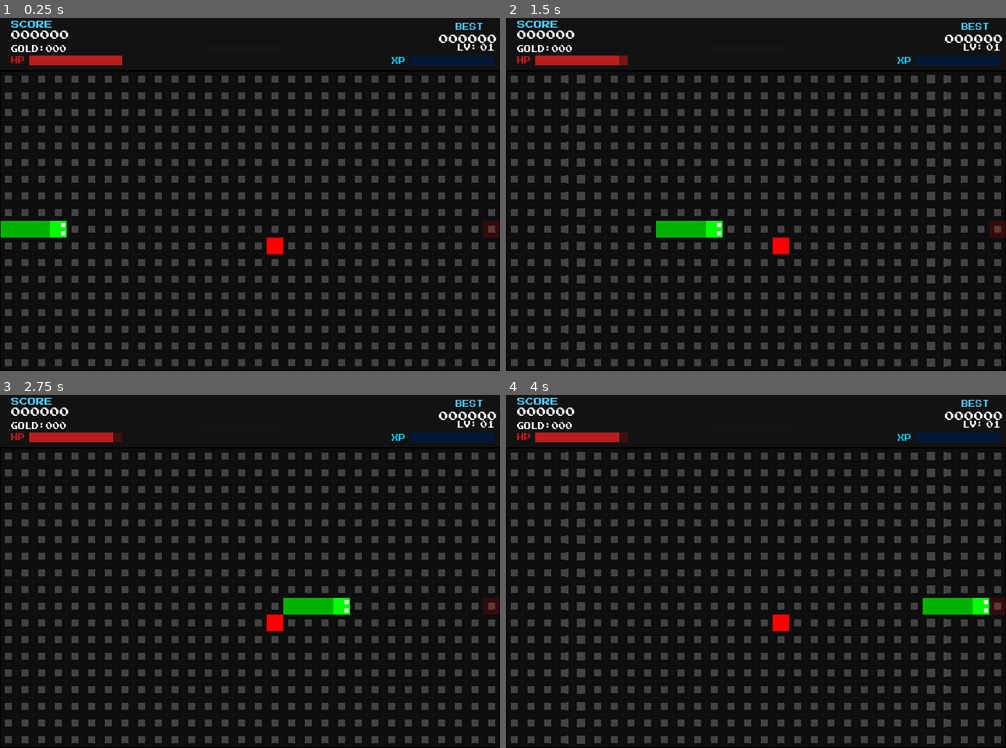
Above: before the commit, frames 1-4 (two rows, left to right).
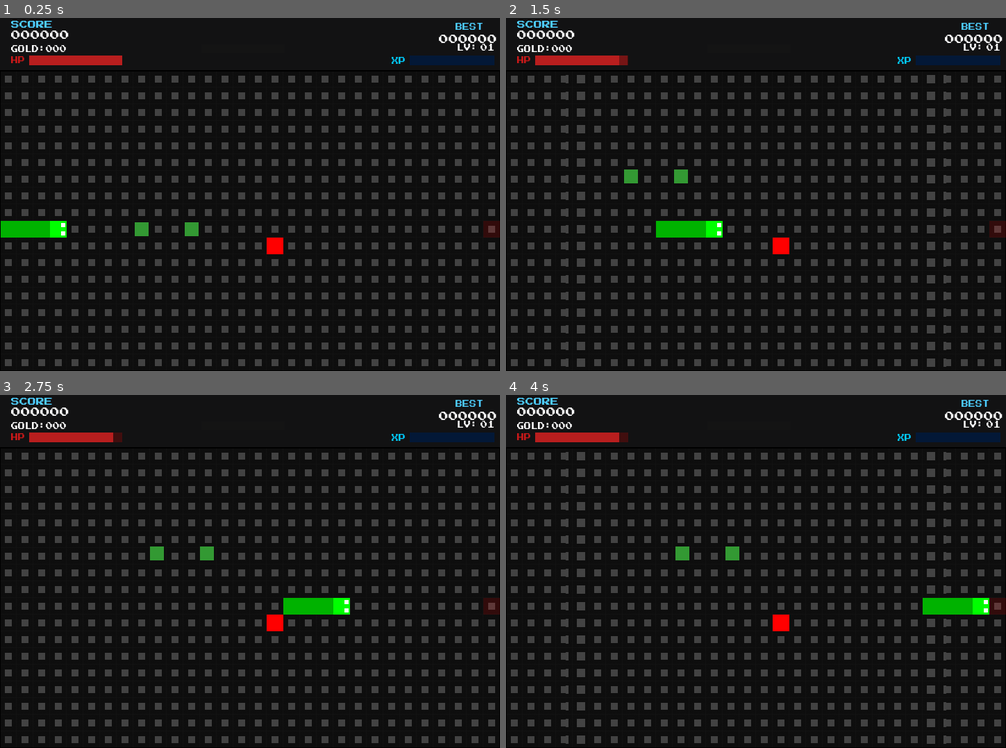
Above: after the commit, the same moments.

Repository: nastex123/snake-godot
Game: Godot game, scene res://Game.tscn
Two runs of this game, one before a commit and one after it. Both use one fixed random seed, a clock stepped at 60 frames per second and the inputs below.
Inputs (mouse positions are in pixels of both pictures, inside the frame that each line leads up to):
- Up to frame 1 (0.25 s): no input
- Up to frame 2 (1.5 s): tap Enter (ui_accept) at 0.5, 0.77 s; move the mouse to (866, 176) at 0.52 s; hold Right (ui_right) 0.53-1.25 s; tap Q at 0.6 s; click (866, 176) at 0.67 s; drag from (656, 212) to (771, 236) at 1.27 s
- Up to frame 3 (2.75 s): move the mouse to (300, 493) at 2.02 s; hold Right (ui_right) from 2.03 s (still down); tap Shift at 2.1 s
- Up to frame 4 (4 s): release Right (ui_right) at 2.75 s; drag from (731, 642) to (661, 553) at 2.77 s; move the mouse to (906, 624) at 3.52 s; hold Left (ui_left) from 3.53 s (still down); tap Keypad Enter at 3.6 s; tap Enter (ui_accept) at 3.77 s

The runs differ from the first frame. In frame 1, 0.2% of the frame differs, in the area x 26-40%, y 57-62%; in frame 2, 0.2%; in frame 3, 0.2%; in frame 4, 0.2%.

Commit message:
enemy visual: ColorRect 20x20 centered, colored by EnemyData.color

Diff:
--- a/scenes/enemy/Enemy.gd
+++ b/scenes/enemy/Enemy.gd
@@ -14,6 +14,14 @@
 	global_position = Vector2(position) * 24 + Vector2(12, 12)
 	current_hp = data.max_hp
 	hp_changed.emit(current_hp, data.max_hp)
+	_add_visual()
+
+func _add_visual() -> void:
+	var rect = ColorRect.new()
+	rect.size = Vector2(20, 20)
+	rect.position = Vector2(-10, -10)
+	rect.color = data.color
+	add_child(rect)
 
 
 func take_damage(amount: float) -> void:
